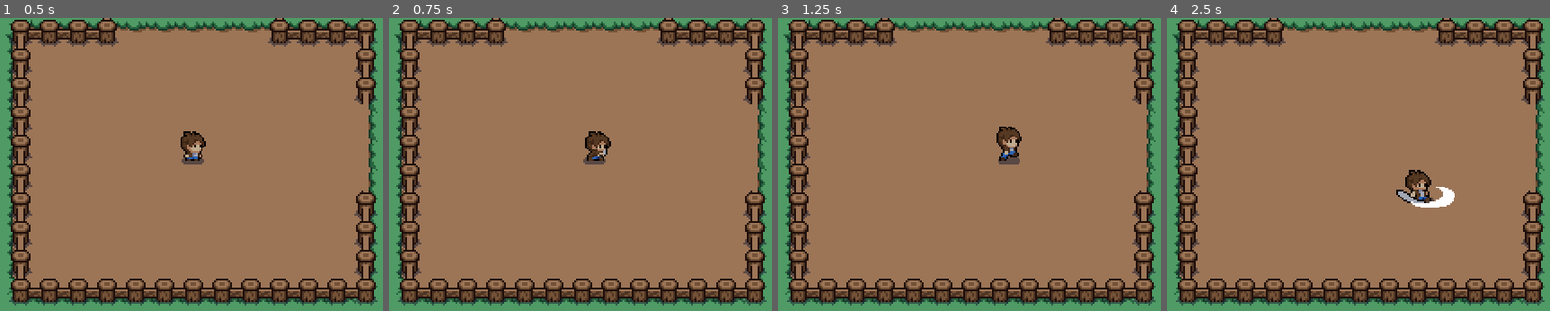
Above: before the commit, frames 1-4 (left to right).
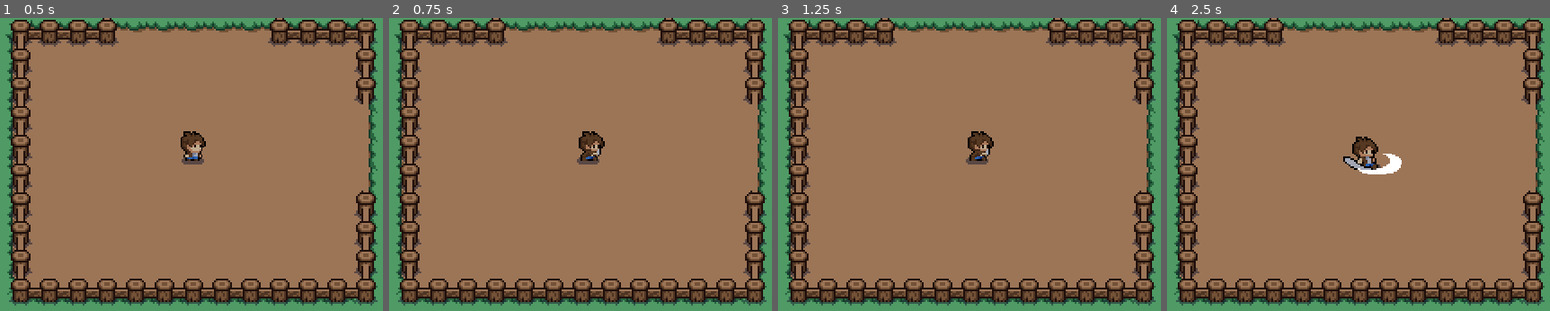
Above: after the commit, the same moments.

Repository: 4Dave4/RPG-Engine-GODOT
Game: Godot game, scene res://Scenes/Main Scene.tscn
Two runs of this game, one before a commit and one after it. Both use one fixed random seed, a clock stepped at 60 frames per second and the inputs below.
Inputs:
- Up to frame 1 (0.5 s): no input
- Up to frame 2 (0.75 s): hold Right (ui_right) from 0.53 s (still down); tap E (ui_attack) at 0.6 s
- Up to frame 3 (1.25 s): keep holding Right (ui_right)
- Up to frame 4 (2.5 s): release Right (ui_right) at 1.28 s; hold Down (ui_down) 1.28-2.03 s; tap E (ui_attack) at 1.35, 2.1 s; hold Right (ui_right) from 2.03 s (still down)

Frame 1 is identical in both runs. In frame 2, 0.6% of the frame differs, in the area x 49-58%, y 38-50%; in frame 3, 1.2%; in frame 4, 2.0%, in the area x 46-76%, y 40-65%.

Commit message:
Move And Attack

Diff:
--- a/Scenes/Characters/Player.gd
+++ b/Scenes/Characters/Player.gd
@@ -5,7 +5,7 @@
 var _MaxHP = 10
 var _currentHP = 1
 
-enum {
+enum States{
 	Idle
 	Run
 	Attack
@@ -13,35 +13,35 @@
 	Staggered
 }
 
-var _state = Idle
+var _state = States.Idle
 
 func _ready():
 	_currentHP = _currentHP
 
 func _physics_process(delta):
 
-	if _state != Attack && Staggered:
+	match (_state):
+		States.Idle:
+			$AnimatedSprite.play("Idle")
+		States.Run:
+			$AnimatedSprite.play("Run")
+		States.Attack:
+			$AnimatedSprite.play("Attack")
+			$AttackArea/CollisionShape2D.disabled = false
+			return
+		States.Die:
+			pass
+		States.Staggered:
+			pass
+
+	if _state != States.Attack:
 		move()
 		$AttackArea/CollisionShape2D.disabled = true
 
 	if Input.is_action_just_pressed("ui_attack"):
-		_state = Attack
-
-
-	match (_state):
-		Idle:
-			$AnimatedSprite.play("Idle")
-		Run:
-			$AnimatedSprite.play("Run")
-		Attack:
-			$AnimatedSprite.play("Attack")
-			$AttackArea/CollisionShape2D.disabled = false
-		Die:
-			pass
-
+		_state = States.Attack
 
 	move_and_slide(_velocity)
-
 
 func move():
 	var _horizontal_direction = (Input.get_action_strength("ui_right") - Input.get_action_strength("ui_left"))
@@ -50,10 +50,11 @@
 	_velocity.x = _horizontal_direction * _speed
 	_velocity.y = _vertical_direction * _speed
 
+
 	if _velocity.x || _velocity.y != 0:
-		_state = Run
+		_state = States.Run
 	elif _velocity.x || _velocity.y == 0:
-		_state = Idle
+		_state = States.Idle
 
 	if _velocity.x < 0:
 		$AnimatedSprite.flip_h = true
@@ -63,7 +64,6 @@
 		$AttackArea.position.x = 0
 
 
-
 func _on_AnimatedSprite_animation_finished():
 	if $AnimatedSprite.animation == "Attack":
-		_state = Idle
+		_state = States.Idle
--- a/project.godot
+++ b/project.godot
@@ -60,6 +60,11 @@
 "events": [ Object(InputEventKey,"resource_local_to_scene":false,"resource_name":"","device":0,"alt":false,"shift":false,"control":false,"meta":false,"command":false,"pressed":false,"scancode":69,"physical_scancode":0,"unicode":0,"echo":false,"script":null)
  ]
 }
+ui_stop={
+"deadzone": 0.5,
+"events": [ Object(InputEventKey,"resource_local_to_scene":false,"resource_name":"","device":0,"alt":false,"shift":false,"control":false,"meta":false,"command":false,"pressed":false,"scancode":82,"physical_scancode":0,"unicode":0,"echo":false,"script":null)
+ ]
+}
 
 [physics]
 
